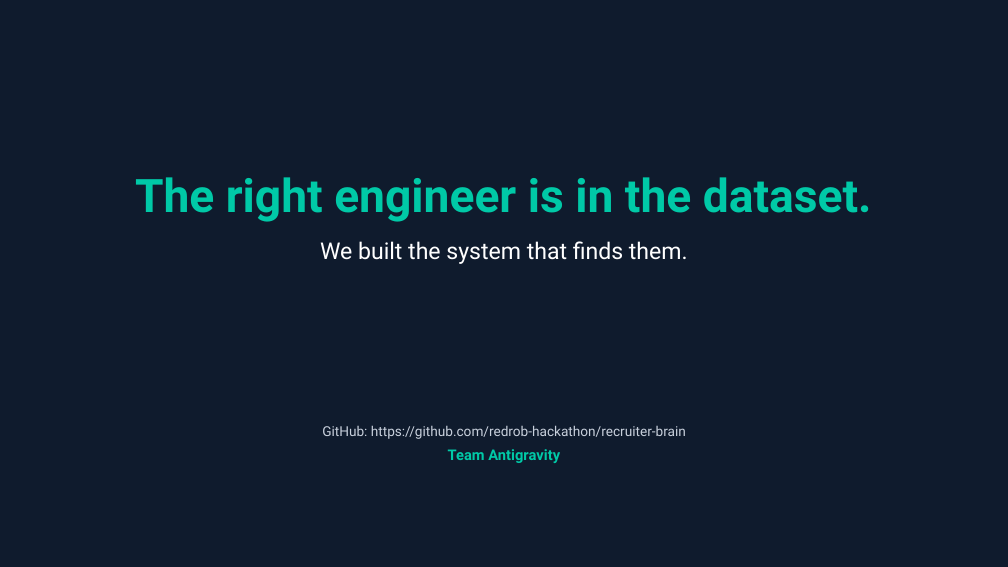
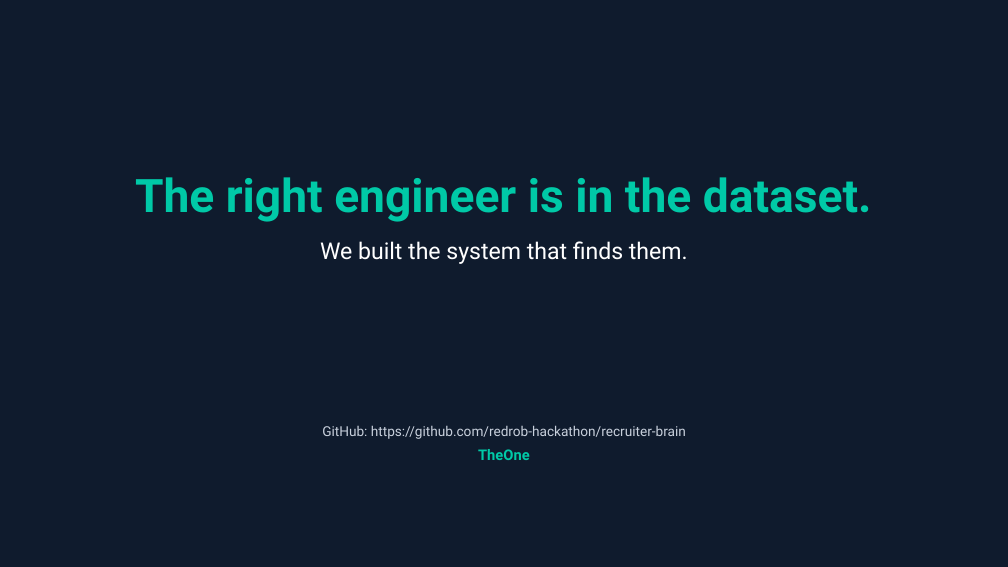
Before and after one commit to YogapraveenRavikumar2026/redrob-ranker, a slide deck: slide 10 of redrob_ranker_deck.pptx. Drawn at 1008x567 pixels with LibreOffice and Linux fonts; fonts in the diff are those of the drawing. Boxes give left, top, right and bottom in pixels: in the first picture for what was removed or moved away, otherwise in the second. Text is boxed around its words. In the diff, an @@ line names an element or a change of style, - is before the commit and + after.

Commit message:
docs: update team name credit to 'TheOne' on website and presentation slides

```diff
--- a/redrob_ranker_deck.pptx
+++ b/redrob_ranker_deck.pptx
@@ text at <box>478,449,530,460</box>: text changed @@
-Team Antigravity
+TheOne
```
Also in this commit, not shown: 1 other slide changed, 3 other files.
